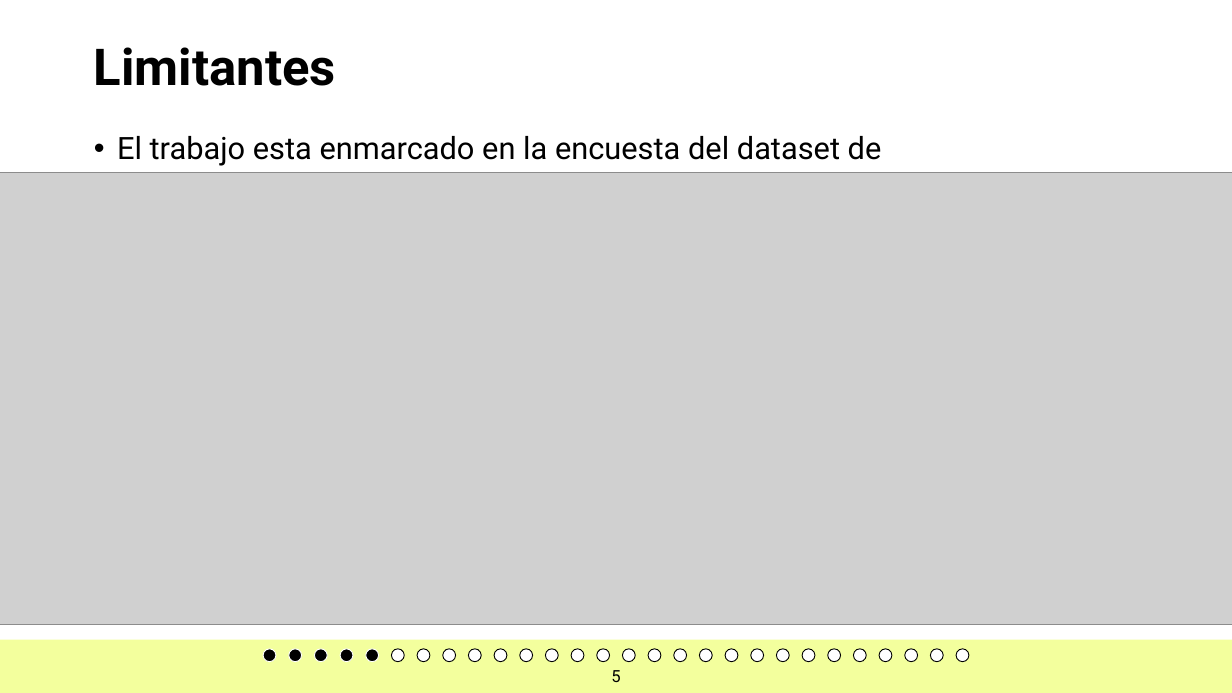
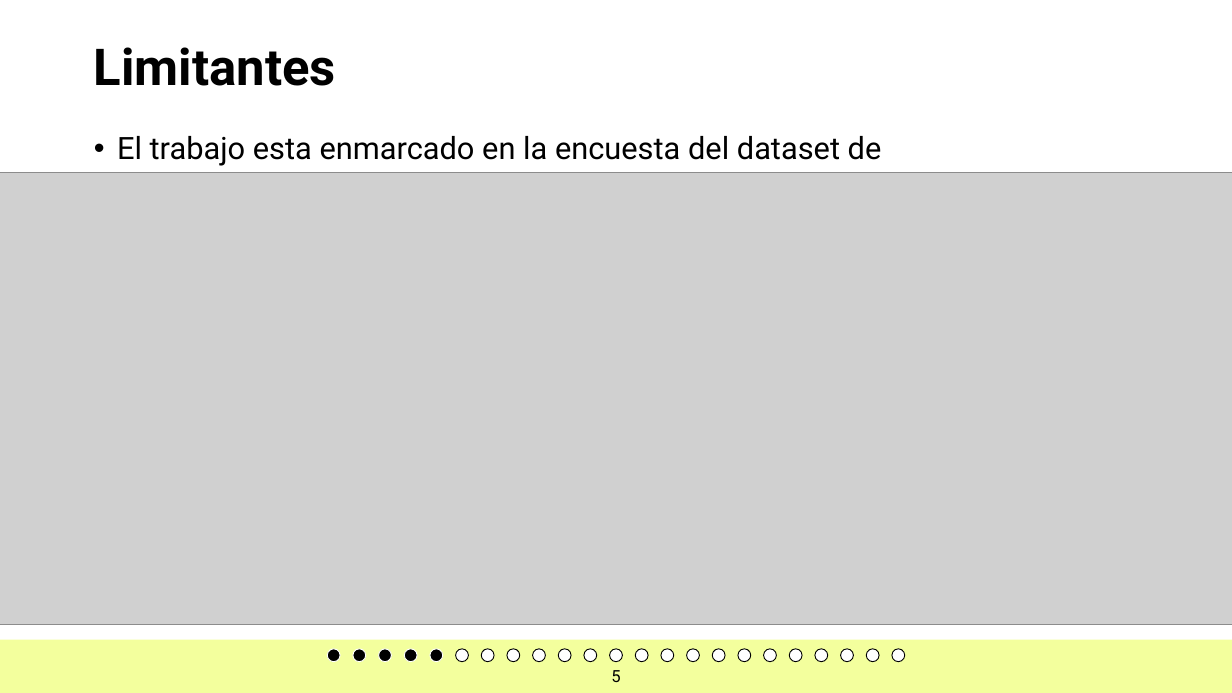
Before and after one commit to JoseChirif/Estudios-y-empleabilidad-Encuesta-kaggle, a slide deck: slide 5 of Estudios y empleabilidad.pptx. Drawn at 1232x693 pixels with LibreOffice and Linux fonts; fonts in the diff are those of the drawing; grey boxes stand for pictures; background and template pictures are left out. Boxes give left, top, right and bottom in pixels: in the first picture for what was removed or moved away, otherwise in the second. Text is boxed around its words. In the diff, an @@ line names an element or a change of style, - is before the commit and + after.

```diff
--- a/Estudios y empleabilidad.pptx
+++ b/Estudios y empleabilidad.pptx
@@ ellipse: place and size @@
-ellipse at [314,649,327,662]
+ellipse at [353,649,366,662]
@@ ellipse removed at [392,649,405,662] @@
@@ ellipse: place and size @@
-ellipse at [288,649,301,662]
+ellipse at [405,649,418,662]
@@ ellipse removed at [417,649,430,662] @@
@@ ellipse: place and size @@
-ellipse at [263,649,276,662]
+ellipse at [430,649,443,662]
@@ ellipse: place and size @@
-ellipse at [494,649,507,662]
+ellipse at [532,649,545,662]
@@ 5 ellipses: place and size @@
-5 ellipses at [340,649,918,662]
+5 ellipses at [327,649,905,662]
@@ ellipse: place and size @@
-ellipse at [571,649,584,662]
+ellipse at [687,649,700,662]
@@ ellipse: place and size @@
-ellipse at [726,649,738,662]
+ellipse at [763,649,776,662]
@@ 8 ellipses: place and size @@
-8 ellipses at [366,649,841,662]
+8 ellipses at [379,649,854,662]
@@ ellipse removed at [854,649,867,662] @@
@@ 4 ellipses: place and size @@
-4 ellipses at [519,649,892,662]
+4 ellipses at [507,649,880,662]
@@ ellipse removed at [931,649,944,662] @@
@@ ellipse removed at [957,649,970,662] @@
```
Also in this commit, not shown: 15 other slides changed, 6 slides added, 11 slides removed, 1 other file.
